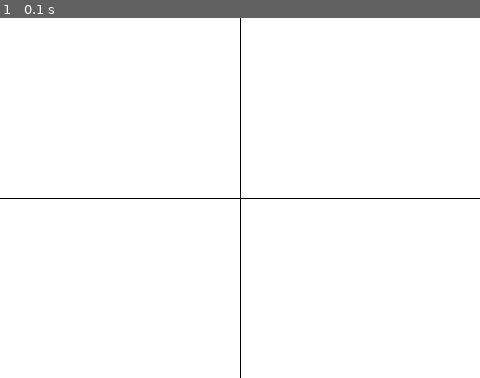
Above: before the commit, frame 1.
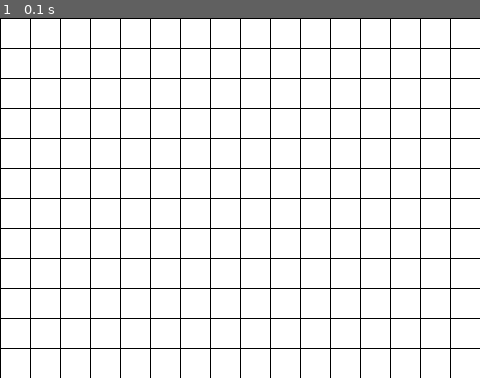
Above: after the commit, the same moment.

Repository: namseongeun/Pygame
Game: pygame game, started from pygame_basic/drawobject.py
The game is run twice, just before and just after one commit, with the same random seed, the same clock (stepped at 60 frames per second) and the same inputs.
Inputs:
- Up to frame 1 (0.1 s): no input

The runs differ from the first frame. In frame 1, 6.1% of the frame differs, in the area x 0-100%, y 0-100%.

Commit message:
draw_grid

Diff:
--- a/pygame_basic/drawobject.py
+++ b/pygame_basic/drawobject.py
@@ -24,6 +24,12 @@
     pygame.draw.line(background, (0,0,0), (x,0), (x, y*2))
     pygame.draw.line(background, (0,0,0), (0,y), (x*2, y))
 
+    # 반복문을 사용해서 격자 그리기
+    for i in range(0, 480, 30):
+        pygame.draw.line(background, (0,0,0), (i,0), (i,360))
+    for j in range(0, 360, 30):
+        pygame.draw.line(background, (0,0,0), (0,j), (480,j))
+
 
     pygame.display.update()
 
